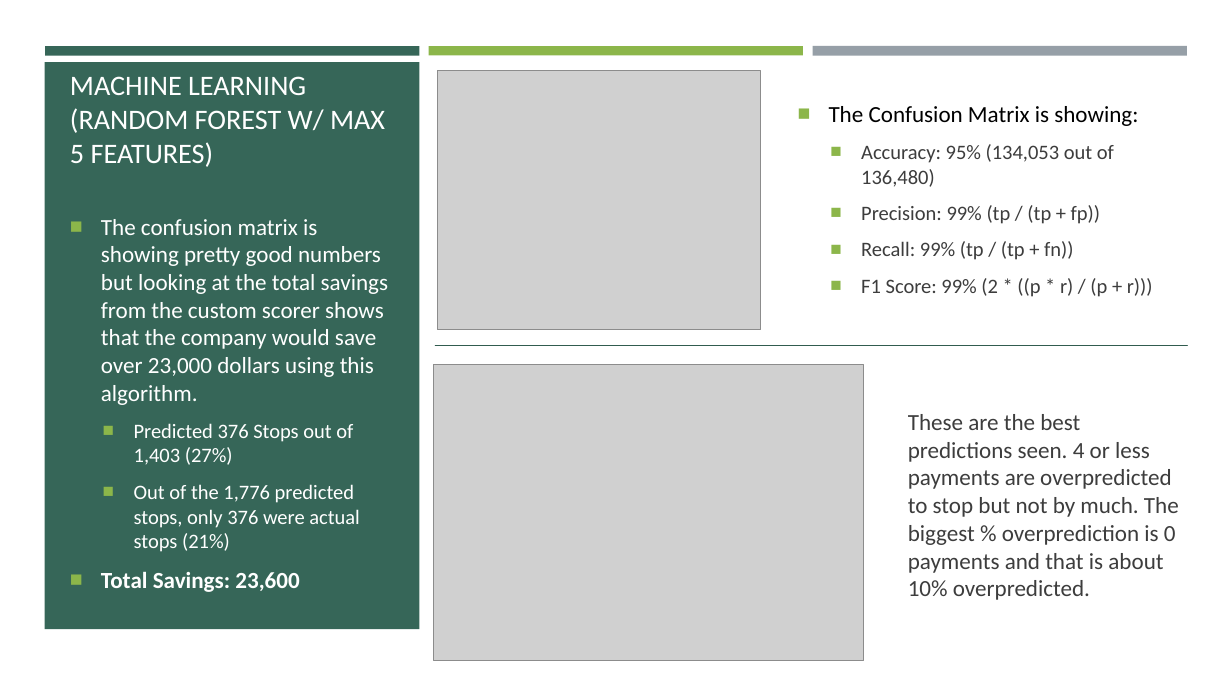
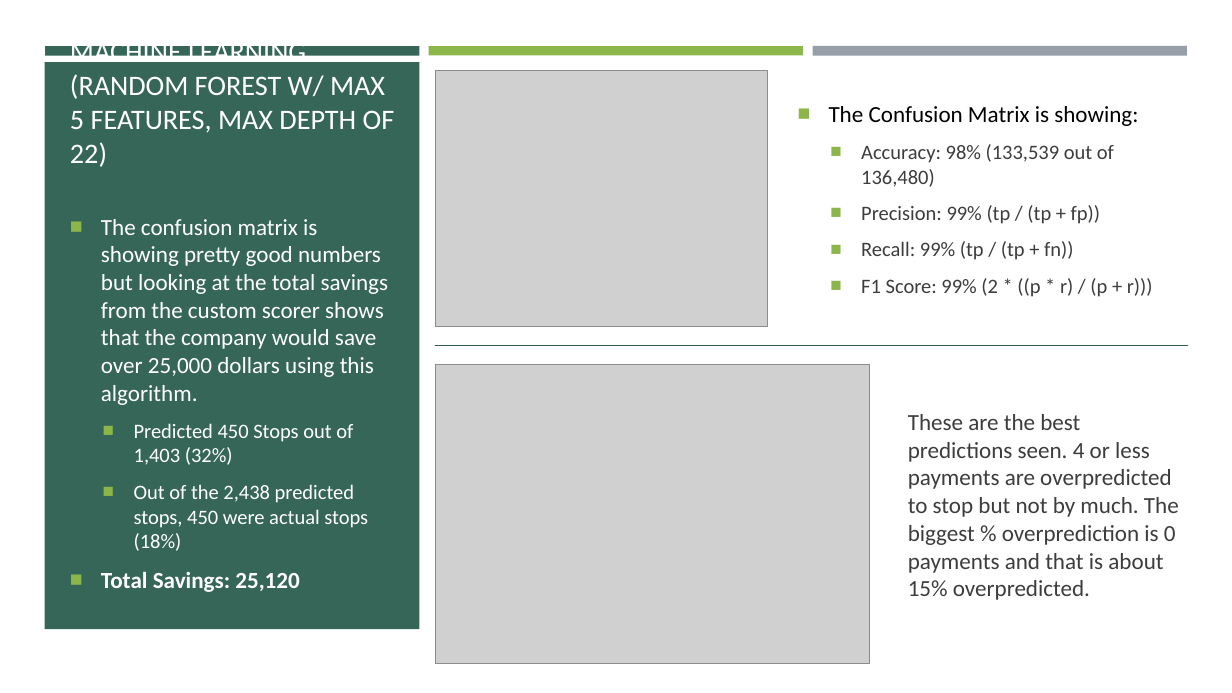
Before and after one commit to brocknosbisch/Springboard_Capstone_2, a slide deck: slide 22 of Chapter_6_Capstone_2_Milestone_Report_2.pptx. Drawn at 1232x693 pixels with LibreOffice and Linux fonts; fonts in the diff are those of the drawing; grey boxes stand for pictures. Boxes give left, top, right and bottom in pixels: in the first picture for what was removed or moved away, otherwise in the second. Text is boxed around its words. In the diff, an @@ line names an element or a change of style, - is before the commit and + after.

```diff
--- a/Chapter_6_Capstone_2_Milestone_Report_2.pptx
+++ b/Chapter_6_Capstone_2_Milestone_Report_2.pptx
@@ title at (70,46,395,167): text changed @@
-MACHINE LEARNING
-(RANDOM FOREST W/ MAX 5 FEATURES)
+MACHINE LEARNING
+(RANDOM FOREST W/ MAX 5 FEATURES, MAX DEPTH OF 22)
@@ picture: place and size @@
-picture at (437,71,761,330)
+picture at (435,71,767,327)
@@ text at (861,144,1114,187): text changed @@
-  ■ Accuracy: 95% (134,053 out of 136,480)
+  ■ Accuracy: 98% (133,539 out of 136,480)
@@ text at (101,219,388,592): text changed @@
-■ The confusion matrix is showing pretty good numbers but looking at the total savings from the custom scorer shows that the company would save over 23,000 dollars using this algorithm.
-  ■ Predicted 376 Stops out of 1,403 (27%)
-  ■ Out of the 1,776 predicted stops, only 376 were actual stops (21%)
-■ Total Savings: 23,600
+■ The confusion matrix is showing pretty good numbers but looking at the total savings from the custom scorer shows that the company would save over 25,000 dollars using this algorithm.
+  ■ Predicted 450 Stops out of 1,403 (32%)
+  ■ Out of the 2,438 predicted stops, 450 were actual stops (18%)
+■ Total Savings: 25,120
@@ picture: place and size @@
-picture at (433,364,863,661)
+picture at (435,364,870,664)
@@ text at (908,414,1179,600): text changed @@
-These are the best predictions seen. 4 or less payments are overpredicted to stop but not by much. The biggest % overprediction is 0 payments and that is about 10% overpredicted.
+These are the best predictions seen. 4 or less payments are overpredicted to stop but not by much. The biggest % overprediction is 0 payments and that is about 15% overpredicted.
```
Also in this commit, not shown: 6 other slides changed, 2 other files.
